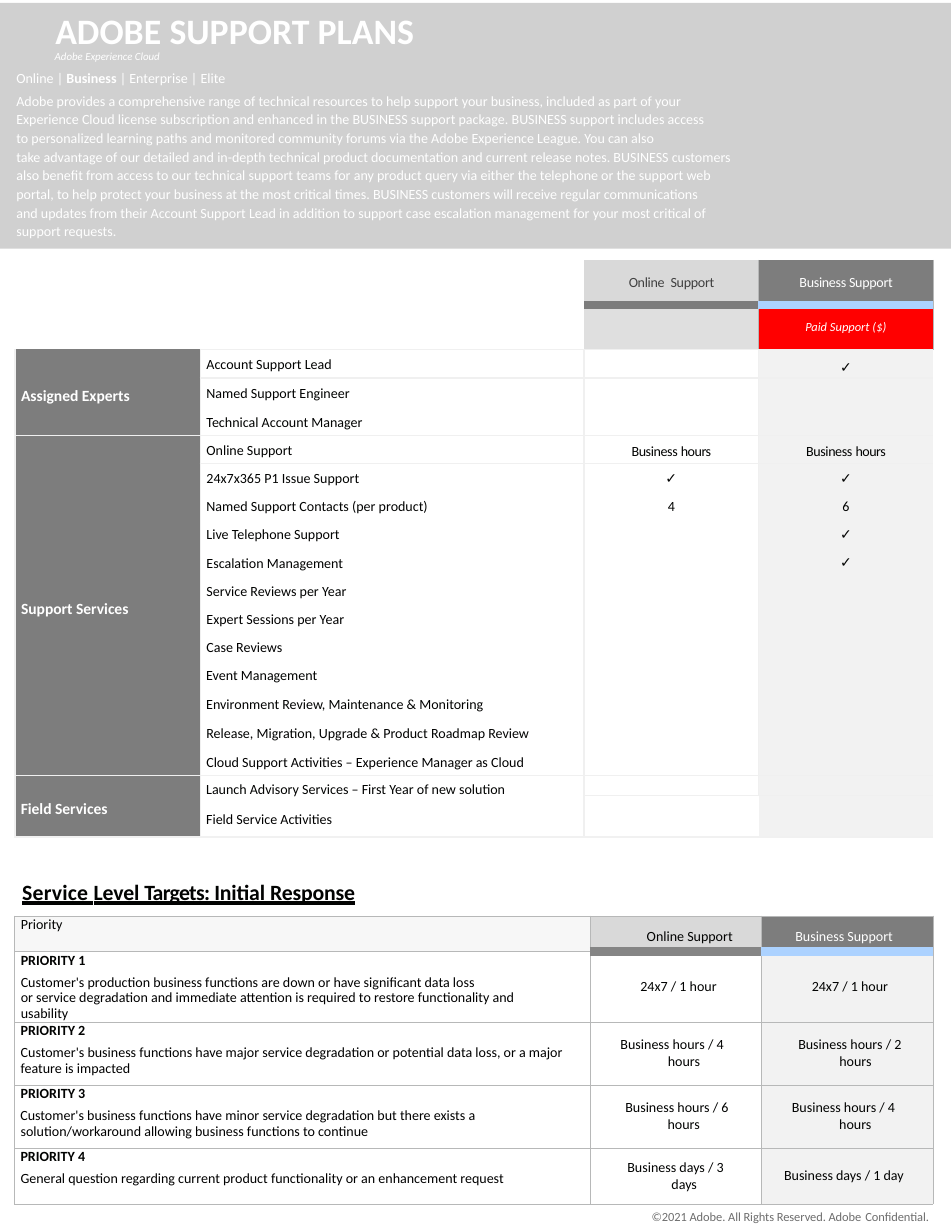
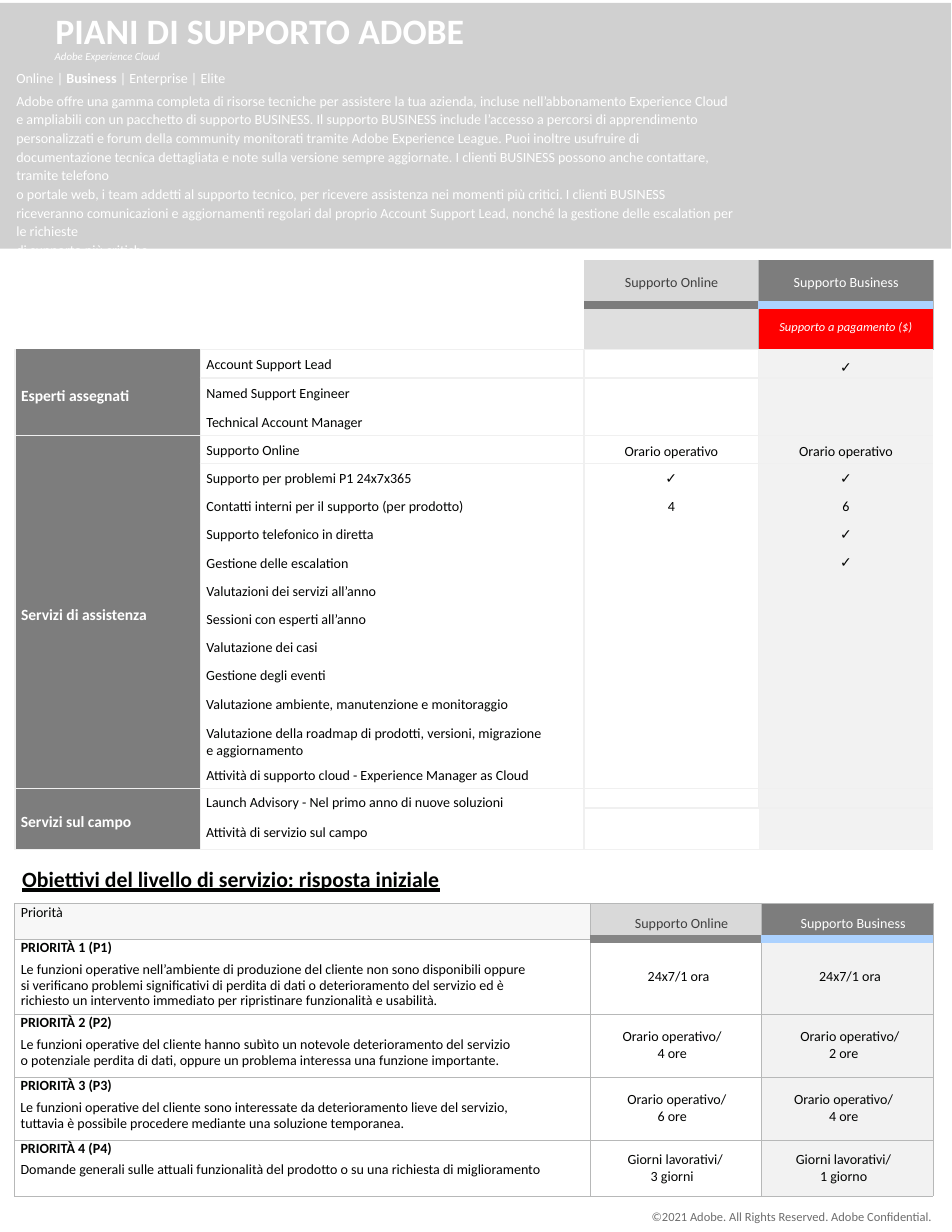
Before and after one commit to AdobeDocs/support-resources.it-IT, a slide deck: slide 1 of help/data-sheets/assets/BusinessSupportDatasheet.pptx. Drawn at 952x1232 pixels with LibreOffice and Linux fonts; fonts in the diff are those of the drawing; grey boxes stand for pictures; background and template pictures are left out. Boxes give left, top, right and bottom in pixels: in the first picture for what was removed or moved away, otherwise in the second. Text is boxed around its words. In the diff, an @@ line names an element or a change of style, - is before the commit and + after.

```diff
--- a/help/data-sheets/assets/BusinessSupportDatasheet.pptx
+++ b/help/data-sheets/assets/BusinessSupportDatasheet.pptx
@@ title at [55, 21, 464, 44]: text changed @@
-ADOBE SUPPORT PLANS
+PIANI DI SUPPORTO ADOBE
@@ text at [16, 97, 733, 220]: text changed @@
-Adobe provides a comprehensive range of technical resources to help support your business, included as part of your Experience Cloud license subscription and enhanced in the BUSINESS support package. BUSINESS support includes access to personalized learning paths and monitored community forums via the Adobe Experience League. You can also take advantage of our detailed and in-depth technical product documentation and current release notes. BUSINESS customers also benefit from access to our technical support teams for any product query via either the telephone or the support web portal, to help protect your business at the most critical times. BUSINESS customers will receive regular communications and updates from their Account Support Lead in addition to support case escalation management for your most critical of support requests.
+Adobe offre una gamma completa di risorse tecniche per assistere la tua azienda, incluse nell’abbonamento Experience Cloud
+e ampliabili con un pacchetto di supporto BUSINESS. Il supporto BUSINESS include l’accesso a percorsi di apprendimento personalizzati e forum della community monitorati tramite Adobe Experience League. Puoi inoltre usufruire di documentazione tecnica dettagliata e note sulla versione sempre aggiornate. I clienti BUSINESS possono anche contattare, tramite telefono
+o portale web, i team addetti al supporto tecnico, per ricevere assistenza nei momenti più critici. I clienti BUSINESS riceveranno comunicazioni e aggiornamenti regolari dal proprio Account Support Lead, nonché la gestione delle escalation per le richieste
+di supporto più critiche.
@@ table at [15, 260, 934, 850] @@
-row 1, column 3: Online Support
+row 1, column 3: Supporto Online
-row 1, column 4: Business Support
+row 1, column 4: Supporto Business
-row 2, column 4: Paid Support ($)
+row 2, column 4: Supporto a pagamento ($)
-row 3, column 1: Assigned Experts
+row 3, column 1: Esperti assegnati
-row 6: Support Services | Online Support | Business hours | Business hours
+row 6: Servizi di assistenza | Supporto Online | Orario operativo | Orario operativo
-row 7, column 2: 24x7x365 P1 Issue Support
+row 7, column 2: Supporto per problemi P1 24x7x365
-row 8, column 2: Named Support Contacts (per product)
+row 8, column 2: Contatti interni per il supporto (per prodotto)
-row 9, column 2: Live Telephone Support
+row 9, column 2: Supporto telefonico in diretta
-row 10, column 2: Escalation Management
+row 10, column 2: Gestione delle escalation
-row 11, column 2: Service Reviews per Year
+row 11, column 2: Valutazioni dei servizi all’anno
-row 12, column 2: Expert Sessions per Year
+row 12, column 2: Sessioni con esperti all’anno
-row 13, column 2: Case Reviews
+row 13, column 2: Valutazione dei casi
-row 14, column 2: Event Management
+row 14, column 2: Gestione degli eventi
-row 15, column 2: Environment Review, Maintenance & Monitoring
+row 15, column 2: Valutazione ambiente, manutenzione e monitoraggio
-row 16, column 2: Release, Migration, Upgrade & Product Roadmap Review
+row 16, column 2: Valutazione della roadmap di prodotti, versioni, migrazione e aggiornamento
-row 17, column 2: Cloud Support Activities – Experience Manager as Cloud
+row 17, column 2: Attività di supporto cloud - Experience Manager as Cloud
-row 18, column 1: Field Services
+row 18, column 1: Servizi sul campo
-row 18, column 2: Launch Advisory Services – First Year of new solution / Field Service Activities
+row 18, column 2: Launch Advisory - Nel primo anno di nuove soluzioni / Attività di servizio sul campo
@@ text at [22, 869, 440, 894]: text changed @@
-Service Level Targets: Initial Response
+Obiettivi del livello di servizio: risposta iniziale
@@ table at [15, 903, 933, 1195] @@
-row 1: Priority | Online Support | Business Support
+row 1: Priorità | Supporto Online | Supporto Business
-row 2: PRIORITY 1 / Customer's production business functions are down or have significant data loss or service degradation and immediate attention is required to restore functionality and usability | 24x7 / 1 hour | 24x7 / 1 hour
+row 2: PRIORITÀ 1 (P1) / Le funzioni operative nell’ambiente di produzione del cliente non sono disponibili oppure si verificano problemi significativi di perdita di dati o deterioramento del servizio ed è richiesto un intervento immediato per ripristinare funzionalità e usabilità. | 24x7/1 ora | 24x7/1 ora
-row 3: PRIORITY 2 / Customer's business functions have major service degradation or potential data loss, or a major feature is impacted | Business hours / 4 hours | Business hours / 2 hours
+row 3: PRIORITÀ 2 (P2) / Le funzioni operative del cliente hanno subìto un notevole deterioramento del servizio o potenziale perdita di dati, oppure un problema interessa una funzione importante. | Orario operativo/ 4 ore | Orario operativo/ 2 ore
-row 4: PRIORITY 3 / Customer's business functions have minor service degradation but there exists a solution/workaround allowing business functions to continue | Business hours / 6 hours | Business hours / 4 hours
+row 4: PRIORITÀ 3 (P3) / Le funzioni operative del cliente sono interessate da deterioramento lieve del servizio, tuttavia è possibile procedere mediante una soluzione temporanea. | Orario operativo/ 6 ore | Orario operativo/ 4 ore
-row 5: PRIORITY 4 / General question regarding current product functionality or an enhancement request | Business days / 3 days | Business days / 1 day
+row 5: PRIORITÀ 4 (P4) / Domande generali sulle attuali funzionalità del prodotto o su una richiesta di miglioramento | Giorni lavorativi/ 3 giorni | Giorni lavorativi/ 1 giorno
@@ table: place and size @@
-table at [15, 916, 933, 1196]
+table at [15, 903, 933, 1195]
@@ text "©2021 Adobe. All Rights Reserved. ..." at [652, 1212, 931, 1223]: letter spacing -0.1 to 0 pt @@
```
Also in this commit, not shown: 1 other slide changed, 1 slide added, 1 slide removed, 3 other files.
